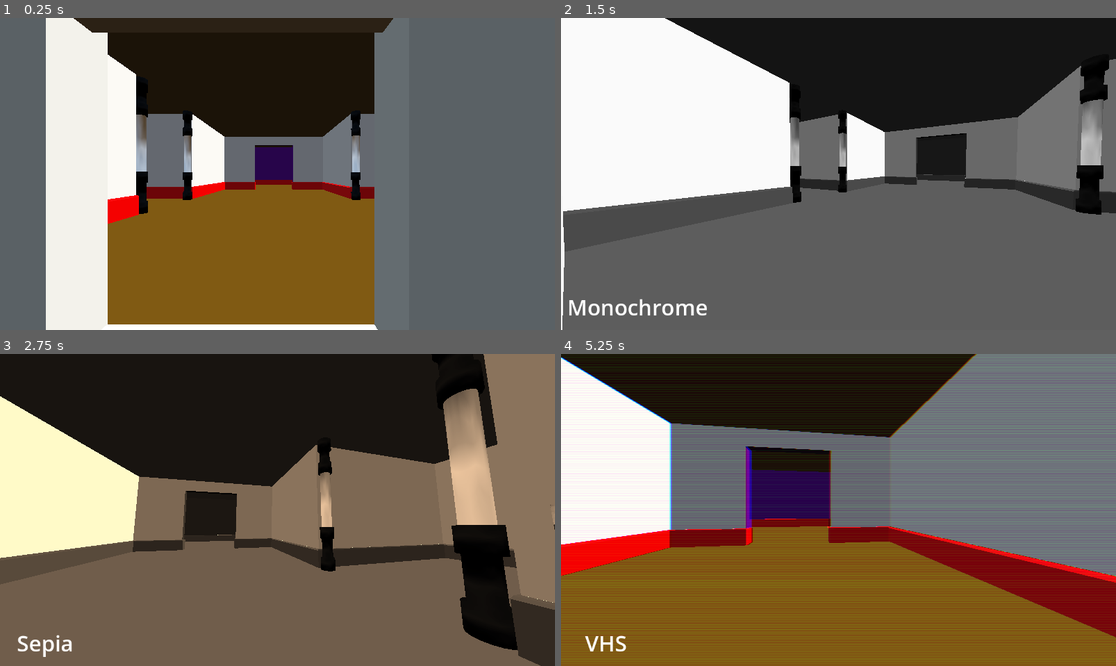
Above: before the commit, frames 1-4 (two rows, left to right).
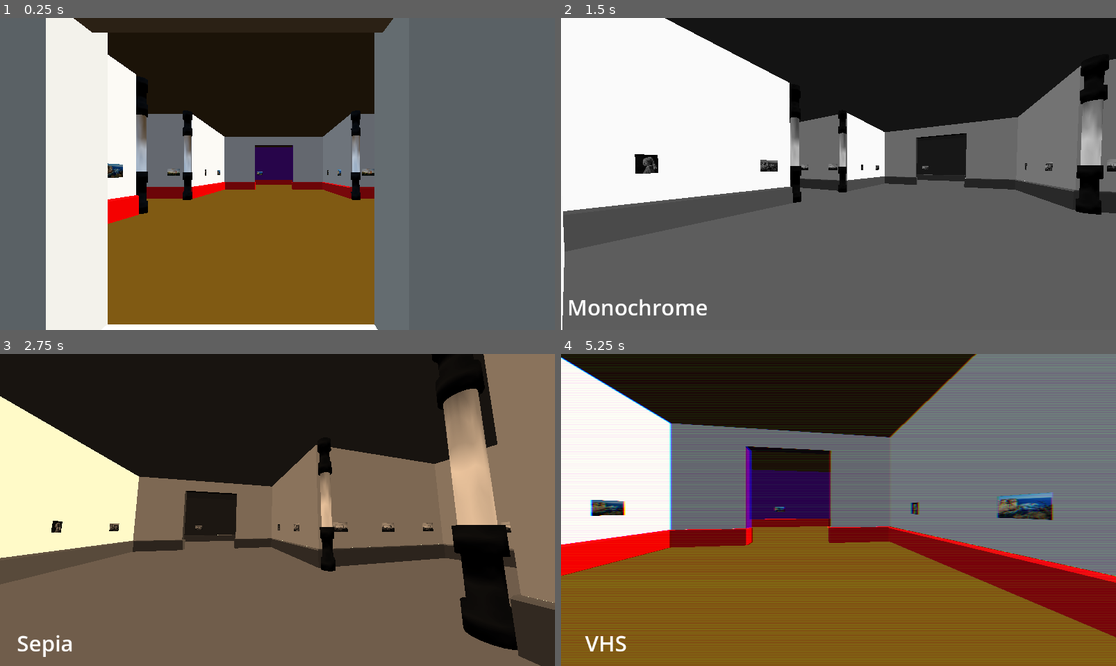
Above: after the commit, the same moments.

Repository: LilGenius03/Photograph-Museum
Game: Godot game, scene res://Scenes/the_museum.tscn
The game is run twice, just before and just after one commit, with the same random seed, the same clock (stepped at 60 frames per second) and the same inputs. Before the commit the project has no main scene; this scene is started directly in both runs.
Inputs (mouse positions are in pixels of both pictures, inside the frame that each line leads up to):
- Up to frame 1 (0.25 s): no input
- Up to frame 2 (1.5 s): move the mouse to (866, 174) at 0.52 s; hold Tab (StyleSwitch) 0.53-1.28 s; hold W (Move_Forward) from 0.53 s (still down); move the mouse to (810, 174) at 1.27 s; tap F (Inspect) at 1.35 s
- Up to frame 3 (2.75 s): keep holding W (Move_Forward); tap Tab (StyleSwitch) at 1.55, 2.3 s; move the mouse to (288, 503) at 2.02 s; hold Shift (Sprint) from 2.03 s (still down)
- Up to frame 4 (5.25 s): keep holding W (Move_Forward); move the mouse to (832, 516) at 2.77 s; release Shift (Sprint) at 2.78 s; tap Tab (StyleSwitch) at 2.85, 4.55 s; move the mouse to (877, 513) at 3.52 s; hold Tab (StyleSwitch) 3.53-4.28 s; move the mouse to (794, 506) at 4.27 s; tap F (Inspect) at 4.35 s; move the mouse to (844, 510) at 5.02 s; hold Shift (Sprint) from 5.03 s (still down)

The runs differ from the first frame. In frame 1, 0.2% of the frame differs, in the area x 19-68%, y 46-52%; in frame 2, 0.5%; in frame 3, 0.3%; in frame 4, 1.2%, in the area x 5-89%, y 44-54%.

Commit message:
yes please work

Diff:
--- /dev/null
+++ b/rr-project--)/Scenes/3d_main_menu.tscn
@@ -0,0 +1,112 @@
+[gd_scene load_steps=10 format=3 uid="uid://hxrx1ywr8waw"]
+
+[ext_resource type="PackedScene" uid="uid://br3chl1eajpp3" path="res://Scenes/the_building.tscn" id="1_jujwo"]
+[ext_resource type="Script" uid="uid://c2jhumoh88lse" path="res://Scenes/main_menu.gd" id="2_4ua4o"]
+[ext_resource type="Shader" uid="uid://cji6v3efgg4wv" path="res://Picture Frames/Material/post_process.gdshader" id="3_cicbh"]
+[ext_resource type="Script" uid="uid://c0tvhpayxfwk2" path="res://Scenes/Style_Switch.gd" id="4_ir5th"]
+[ext_resource type="AudioStream" uid="uid://bic1bllb0wpgc" path="res://Sounds/Sounds/Main Menu click sound.wav" id="5_u6pmn"]
+
+[sub_resource type="ProceduralSkyMaterial" id="ProceduralSkyMaterial_4ua4o"]
+sky_horizon_color = Color(0.66224277, 0.6717428, 0.6867428, 1)
+ground_horizon_color = Color(0.66224277, 0.6717428, 0.6867428, 1)
+
+[sub_resource type="Sky" id="Sky_cicbh"]
+sky_material = SubResource("ProceduralSkyMaterial_4ua4o")
+
+[sub_resource type="Environment" id="Environment_ir5th"]
+background_mode = 2
+sky = SubResource("Sky_cicbh")
+tonemap_mode = 2
+glow_enabled = true
+
+[sub_resource type="ShaderMaterial" id="ShaderMaterial_pba03"]
+shader = ExtResource("3_cicbh")
+shader_parameter/style = 0
+
+[node name="3D Main Menu" type="Node3D"]
+
+[node name="WorldEnvironment" type="WorldEnvironment" parent="."]
+environment = SubResource("Environment_ir5th")
+
+[node name="DirectionalLight3D" type="DirectionalLight3D" parent="."]
+transform = Transform3D(-0.8660254, -0.43301278, 0.25, 0, 0.49999997, 0.86602545, -0.50000006, 0.75, -0.43301266, 0, 0, 0)
+shadow_enabled = true
+
+[node name="The Building" parent="." instance=ExtResource("1_jujwo")]
+transform = Transform3D(1, 0, 0, 0, 1, 0, 0, 0, 1, 0, 0, -5)
+
+[node name="Main Menu" type="Node2D" parent="."]
+script = ExtResource("2_4ua4o")
+
+[node name="Button_Manager" type="Control" parent="Main Menu"]
+layout_mode = 3
+anchors_preset = 15
+anchor_right = 1.0
+anchor_bottom = 1.0
+grow_horizontal = 2
+grow_vertical = 2
+
+[node name="VBoxContainer" type="VBoxContainer" parent="Main Menu/Button_Manager"]
+layout_mode = 1
+anchors_preset = -1
+anchor_left = 0.5
+anchor_right = 0.5
+anchor_bottom = 0.5
+offset_left = 136.0
+offset_top = 254.0
+offset_right = 358.0
+offset_bottom = 395.0
+grow_horizontal = 2
+grow_vertical = 2
+theme_override_constants/separation = 24
+alignment = 1
+
+[node name="Start" type="Button" parent="Main Menu/Button_Manager/VBoxContainer"]
+layout_mode = 2
+text = "Start"
+
+[node name="StyleSwitch" type="Button" parent="Main Menu/Button_Manager/VBoxContainer"]
+layout_mode = 2
+text = "StyleSwitch (Also Press Tab)"
+
+[node name="Quit" type="Button" parent="Main Menu/Button_Manager/VBoxContainer"]
+layout_mode = 2
+text = "Quit"
+
+[node name="PostProcess" type="Node3D" parent="Main Menu"]
+
+[node name="CanvasLayer" type="CanvasLayer" parent="Main Menu/PostProcess"]
+
+[node name="ScreenFilter" type="ColorRect" parent="Main Menu/PostProcess/CanvasLayer"]
+material = SubResource("ShaderMaterial_pba03")
+anchors_preset = 15
+anchor_right = 1.0
+anchor_bottom = 1.0
+grow_horizontal = 2
+grow_vertical = 2
+mouse_filter = 2
+script = ExtResource("4_ir5th")
+
+[node name="Style Label" type="Label" parent="Main Menu/PostProcess/CanvasLayer"]
+anchors_preset = 2
+anchor_top = 1.0
+anchor_bottom = 1.0
+offset_left = 136.0
+offset_top = -80.0
+offset_right = 384.0
+offset_bottom = -7.0
+grow_vertical = 0
+theme_override_font_sizes/font_size = 45
+text = "Hello world"
+vertical_alignment = 1
+
+[node name="Style_Switch" type="AudioStreamPlayer" parent="Main Menu/PostProcess"]
+stream = ExtResource("5_u6pmn")
+
+[node name="Camera3D" type="Camera3D" parent="."]
+transform = Transform3D(0.59719545, 0.33707374, 0.7278317, -0.037903238, 0.91825813, -0.3941641, -0.80119973, 0.2078058, 0.5611558, 9, 0.7390585, 8.43379)
+fov = 50.0
+
+[connection signal="pressed" from="Main Menu/Button_Manager/VBoxContainer/Start" to="Main Menu" method="_on_start_pressed"]
+[connection signal="pressed" from="Main Menu/Button_Manager/VBoxContainer/StyleSwitch" to="Main Menu" method="_on_style_switch_pressed"]
+[connection signal="pressed" from="Main Menu/Button_Manager/VBoxContainer/Quit" to="Main Menu" method="_on_quit_pressed"]
--- a/rr-project--)/Scenes/main_menu.gd
+++ b/rr-project--)/Scenes/main_menu.gd
@@ -1,6 +1,6 @@
 extends Node2D
 @onready var button_sound: AudioStreamPlayer = $PostProcess/Style_Switch
-@onready var post_processing := $PostProcess
+@onready var post_processing := $PostProcess/CanvasLayer/ScreenFilter
 
 func _ready() -> void:
 	pass # Replace with function body.
@@ -15,7 +15,7 @@
 
 func _on_style_switch_pressed() -> void:
 	_play_click()
-	#post_processing.cycle_style()
+	post_processing.cycle_style()
 
 
 
--- a/rr-project--)/Scenes/main_menu.tscn
+++ b/rr-project--)/Scenes/main_menu.tscn
@@ -51,7 +51,7 @@
 
 [node name="CanvasLayer" type="CanvasLayer" parent="PostProcess"]
 
-[node name="ColorRect" type="ColorRect" parent="PostProcess/CanvasLayer"]
+[node name="ScreenFilter" type="ColorRect" parent="PostProcess/CanvasLayer"]
 material = SubResource("ShaderMaterial_pba03")
 anchors_preset = 15
 anchor_right = 1.0
--- a/rr-project--)/Scenes/post_process.tscn
+++ b/rr-project--)/Scenes/post_process.tscn
@@ -12,7 +12,7 @@
 
 [node name="CanvasLayer" type="CanvasLayer" parent="."]
 
-[node name="ColorRect" type="ColorRect" parent="CanvasLayer"]
+[node name="ScreenFilter" type="ColorRect" parent="CanvasLayer"]
 material = SubResource("ShaderMaterial_pba03")
 anchors_preset = 15
 anchor_right = 1.0
--- a/rr-project--)/Scenes/the_museum.tscn
+++ b/rr-project--)/Scenes/the_museum.tscn
@@ -111,20 +111,161 @@
 PressF_label = NodePath("../PictureFormat/PictureCanvas/PressF")
 inspect_image = NodePath("../PictureFormat/PictureCanvas/PictureFormat/VBoxContainer/TextureRect")
 
-[node name="Picture_Frame" parent="." instance=ExtResource("3_q2tkb")]
+[node name="PostProcess" parent="." instance=ExtResource("7_0xmwb")]
+
+[node name="The Building" parent="." instance=ExtResource("9_hvgs0")]
+
+[node name="PictureFramesGroup" type="Node3D" parent="."]
+
+[node name="Picture_Frame" parent="PictureFramesGroup" instance=ExtResource("3_q2tkb")]
 transform = Transform3D(-1, 0, -8.742278e-08, 0, 1, 0, 8.742278e-08, 0, -1, 8.923044, 4, -13)
 image_texture = ExtResource("4_vufhw")
 
-[node name="Picture_Frame2" parent="." instance=ExtResource("3_q2tkb")]
-transform = Transform3D(-1, 0, -8.742278e-08, 0, 1, 0, 8.742278e-08, 0, -1, 8.923044, 4, -17)
-description_text = "Beautiful girl"
-image_texture = ExtResource("6_yl61k")
-
-[node name="Picture_Frame3" parent="." instance=ExtResource("3_q2tkb")]
-transform = Transform3D(-1, 0, -8.742278e-08, 0, 1, 0, 8.742278e-08, 0, -1, 8.923044, 4, -19.70343)
-description_text = "Beautiful girl"
-image_texture = ExtResource("5_nwqag")
-
-[node name="PostProcess" parent="." instance=ExtResource("7_0xmwb")]
-
-[node name="The Building" parent="." instance=ExtResource("9_hvgs0")]
+[node name="Picture_Frame2" parent="PictureFramesGroup" instance=ExtResource("3_q2tkb")]
+transform = Transform3D(-1, 0, -8.742278e-08, 0, 1, 0, 8.742278e-08, 0, -1, 8.923044, 4, -19)
+description_text = "Beautiful girl"
+image_texture = ExtResource("6_yl61k")
+
+[node name="Picture_Frame10" parent="PictureFramesGroup" instance=ExtResource("3_q2tkb")]
+transform = Transform3D(1, 0, 1.7484555e-07, 0, 1, 0, -1.7484555e-07, 0, 1, -8.901755, 4, -19)
+image_texture = ExtResource("4_vufhw")
+
+[node name="Picture_Frame11" parent="PictureFramesGroup" instance=ExtResource("3_q2tkb")]
+transform = Transform3D(1, 0, 1.7484555e-07, 0, 1, 0, -1.7484555e-07, 0, 1, -8.901755, 4, -13)
+description_text = "Beautiful girl"
+image_texture = ExtResource("6_yl61k")
+
+[node name="Picture_Frame20" parent="PictureFramesGroup" instance=ExtResource("3_q2tkb")]
+transform = Transform3D(-1, 0, -8.742278e-08, 0, 1, 0, 8.742278e-08, 0, -1, 8.923044, 4, -34)
+image_texture = ExtResource("4_vufhw")
+
+[node name="Picture_Frame21" parent="PictureFramesGroup" instance=ExtResource("3_q2tkb")]
+transform = Transform3D(-1, 0, -8.742278e-08, 0, 1, 0, 8.742278e-08, 0, -1, 8.923044, 4, -40)
+description_text = "Beautiful girl"
+image_texture = ExtResource("6_yl61k")
+
+[node name="Picture_Frame22" parent="PictureFramesGroup" instance=ExtResource("3_q2tkb")]
+transform = Transform3D(1, 0, 1.7484555e-07, 0, 1, 0, -1.7484555e-07, 0, 1, -8.901755, 4, -40)
+image_texture = ExtResource("4_vufhw")
+
+[node name="Picture_Frame23" parent="PictureFramesGroup" instance=ExtResource("3_q2tkb")]
+transform = Transform3D(1, 0, 1.7484555e-07, 0, 1, 0, -1.7484555e-07, 0, 1, -8.901755, 4, -34)
+description_text = "Beautiful girl"
+image_texture = ExtResource("6_yl61k")
+
+[node name="Picture_Frame24" parent="PictureFramesGroup" instance=ExtResource("3_q2tkb")]
+transform = Transform3D(1, 0, 1.7484555e-07, 0, 1, 0, -1.7484555e-07, 0, 1, -8.901755, 4, -56)
+image_texture = ExtResource("4_vufhw")
+
+[node name="Picture_Frame28" parent="PictureFramesGroup" instance=ExtResource("3_q2tkb")]
+transform = Transform3D(1.3113416e-07, 0, -1, 0, 1, 0, 1, 0, 1.3113416e-07, -3.9017553, 4, -58.9523)
+image_texture = ExtResource("4_vufhw")
+
+[node name="Picture_Frame29" parent="PictureFramesGroup" instance=ExtResource("3_q2tkb")]
+transform = Transform3D(1.3113416e-07, 0, -1, 0, 1, 0, 1, 0, 1.3113416e-07, 6.0982447, 4, -58.9523)
+image_texture = ExtResource("4_vufhw")
+
+[node name="Picture_Frame30" parent="PictureFramesGroup" instance=ExtResource("3_q2tkb")]
+transform = Transform3D(1.3113416e-07, 0, -1, 0, 1, 0, 1, 0, 1.3113416e-07, 17.098244, 4, -58.9523)
+image_texture = ExtResource("4_vufhw")
+
+[node name="Picture_Frame31" parent="PictureFramesGroup" instance=ExtResource("3_q2tkb")]
+transform = Transform3D(1.3113416e-07, 0, -1, 0, 1, 0, 1, 0, 1.3113416e-07, 26.098244, 4, -58.9523)
+image_texture = ExtResource("4_vufhw")
+
+[node name="Picture_Frame32" parent="PictureFramesGroup" instance=ExtResource("3_q2tkb")]
+transform = Transform3D(-2.1855693e-07, 0, 1, 0, 1, 0, -1, 0, -2.1855693e-07, 23.098244, 4, -46.03629)
+image_texture = ExtResource("4_vufhw")
+
+[node name="Picture_Frame33" parent="PictureFramesGroup" instance=ExtResource("3_q2tkb")]
+transform = Transform3D(-2.1855693e-07, 0, 1, 0, 1, 0, -1, 0, -2.1855693e-07, 14.098244, 4, -46.03629)
+image_texture = ExtResource("4_vufhw")
+
+[node name="Picture_Frame25" parent="PictureFramesGroup" instance=ExtResource("3_q2tkb")]
+transform = Transform3D(1, 0, 1.7484555e-07, 0, 1, 0, -1.7484555e-07, 0, 1, -8.901755, 4, -48)
+description_text = "Beautiful girl"
+image_texture = ExtResource("6_yl61k")
+
+[node name="Picture_Frame26" parent="PictureFramesGroup" instance=ExtResource("3_q2tkb")]
+transform = Transform3D(-1, 0, -8.742278e-08, 0, 1, 0, 8.742278e-08, 0, -1, 28.935963, 4, -48)
+image_texture = ExtResource("4_vufhw")
+
+[node name="Picture_Frame27" parent="PictureFramesGroup" instance=ExtResource("3_q2tkb")]
+transform = Transform3D(-1, 0, -8.742278e-08, 0, 1, 0, 8.742278e-08, 0, -1, 28.935963, 4, -56)
+description_text = "Beautiful girl"
+image_texture = ExtResource("6_yl61k")
+
+[node name="Picture_Frame3" parent="PictureFramesGroup" instance=ExtResource("3_q2tkb")]
+transform = Transform3D(-4.371139e-08, 0, 1, 0, 1, 0, -1, 0, -4.371139e-08, 10.923044, 4, -21.07574)
+description_text = "Beautiful girl"
+image_texture = ExtResource("5_nwqag")
+
+[node name="Picture_Frame4" parent="PictureFramesGroup" instance=ExtResource("3_q2tkb")]
+transform = Transform3D(-4.371139e-08, 0, 1, 0, 1, 0, -1, 0, -4.371139e-08, 15.923044, 4, -21.07574)
+description_text = "Beautiful girl"
+image_texture = ExtResource("5_nwqag")
+
+[node name="Picture_Frame5" parent="PictureFramesGroup" instance=ExtResource("3_q2tkb")]
+transform = Transform3D(-4.371139e-08, 0, 1, 0, 1, 0, -1, 0, -4.371139e-08, 20.923044, 4, -21.07574)
+description_text = "Beautiful girl"
+image_texture = ExtResource("5_nwqag")
+
+[node name="Picture_Frame6" parent="PictureFramesGroup" instance=ExtResource("3_q2tkb")]
+transform = Transform3D(-4.371139e-08, 0, -1, 0, 1, 0, 1, 0, -4.371139e-08, 20.923044, 4, -29.928974)
+description_text = "Beautiful girl"
+image_texture = ExtResource("5_nwqag")
+
+[node name="Picture_Frame9" parent="PictureFramesGroup" instance=ExtResource("3_q2tkb")]
+transform = Transform3D(-1, 0, 8.742278e-08, 0, 1, 0, -8.742278e-08, 0, -1, 22.923044, 4, -25.446253)
+description_text = "Beautiful girl"
+image_texture = ExtResource("5_nwqag")
+
+[node name="Picture_Frame7" parent="PictureFramesGroup" instance=ExtResource("3_q2tkb")]
+transform = Transform3D(-4.371139e-08, 0, -1, 0, 1, 0, 1, 0, -4.371139e-08, 15.923044, 4, -29.928974)
+description_text = "Beautiful girl"
+image_texture = ExtResource("5_nwqag")
+
+[node name="Picture_Frame8" parent="PictureFramesGroup" instance=ExtResource("3_q2tkb")]
+transform = Transform3D(-4.371139e-08, 0, -1, 0, 1, 0, 1, 0, -4.371139e-08, 10.923044, 4, -29.928974)
+description_text = "Beautiful girl"
+image_texture = ExtResource("5_nwqag")
+
+[node name="Picture_Frame12" parent="PictureFramesGroup" instance=ExtResource("3_q2tkb")]
+transform = Transform3D(-4.371139e-08, 0, 1, 0, 1, 0, -1, 0, -4.371139e-08, -21.076956, 4, -21.07574)
+description_text = "Beautiful girl"
+image_texture = ExtResource("5_nwqag")
+
+[node name="Picture_Frame18" parent="PictureFramesGroup" instance=ExtResource("3_q2tkb")]
+transform = Transform3D(1, 0, 0, 0, 1, 0, 0, 0, 1, -22.926662, 4, -23.49249)
+description_text = "Beautiful girl"
+image_texture = ExtResource("5_nwqag")
+
+[node name="Picture_Frame19" parent="PictureFramesGroup" instance=ExtResource("3_q2tkb")]
+transform = Transform3D(1, 0, 0, 0, 1, 0, 0, 0, 1, -22.926662, 4, -27.492493)
+description_text = "Beautiful girl"
+image_texture = ExtResource("5_nwqag")
+
+[node name="Picture_Frame13" parent="PictureFramesGroup" instance=ExtResource("3_q2tkb")]
+transform = Transform3D(-4.371139e-08, 0, 1, 0, 1, 0, -1, 0, -4.371139e-08, -16.076956, 4, -21.07574)
+description_text = "Beautiful girl"
+image_texture = ExtResource("5_nwqag")
+
+[node name="Picture_Frame14" parent="PictureFramesGroup" instance=ExtResource("3_q2tkb")]
+transform = Transform3D(-4.371139e-08, 0, 1, 0, 1, 0, -1, 0, -4.371139e-08, -11.076956, 4, -21.07574)
+description_text = "Beautiful girl"
+image_texture = ExtResource("5_nwqag")
+
+[node name="Picture_Frame15" parent="PictureFramesGroup" instance=ExtResource("3_q2tkb")]
+transform = Transform3D(-4.371139e-08, 0, -1, 0, 1, 0, 1, 0, -4.371139e-08, -11.076956, 4, -29.928974)
+description_text = "Beautiful girl"
+image_texture = ExtResource("5_nwqag")
+
+[node name="Picture_Frame16" parent="PictureFramesGroup" instance=ExtResource("3_q2tkb")]
+transform = Transform3D(-4.371139e-08, 0, -1, 0, 1, 0, 1, 0, -4.371139e-08, -16.076956, 4, -29.928974)
+description_text = "Beautiful girl"
+image_texture = ExtResource("5_nwqag")
+
+[node name="Picture_Frame17" parent="PictureFramesGroup" instance=ExtResource("3_q2tkb")]
+transform = Transform3D(-4.371139e-08, 0, -1, 0, 1, 0, 1, 0, -4.371139e-08, -21.076956, 4, -29.928974)
+description_text = "Beautiful girl"
+image_texture = ExtResource("5_nwqag")
--- a/rr-project--)/project.godot
+++ b/rr-project--)/project.godot
@@ -11,6 +11,7 @@
 [application]
 
 config/name="RR Project :)"
+run/main_scene="uid://bjtin1vqe3th7"
 config/features=PackedStringArray("4.5", "Forward Plus")
 
 [editor_plugins]
